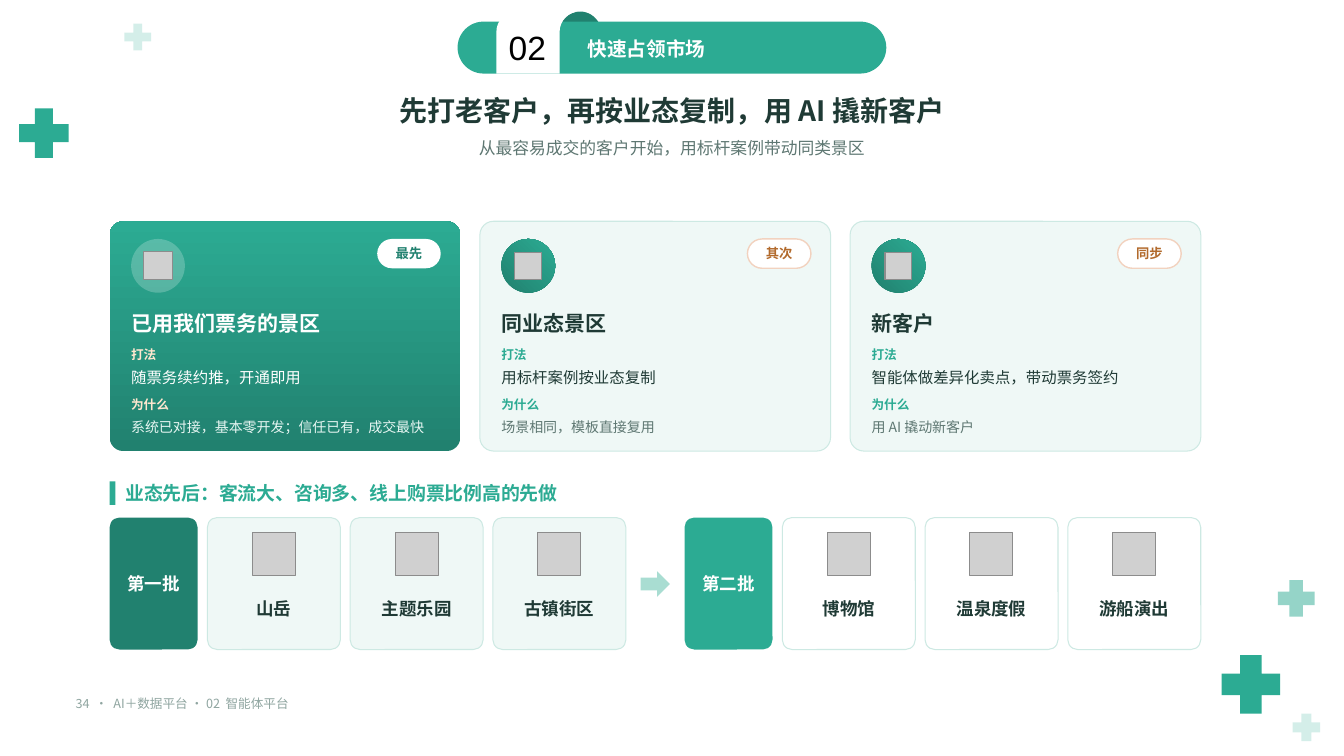
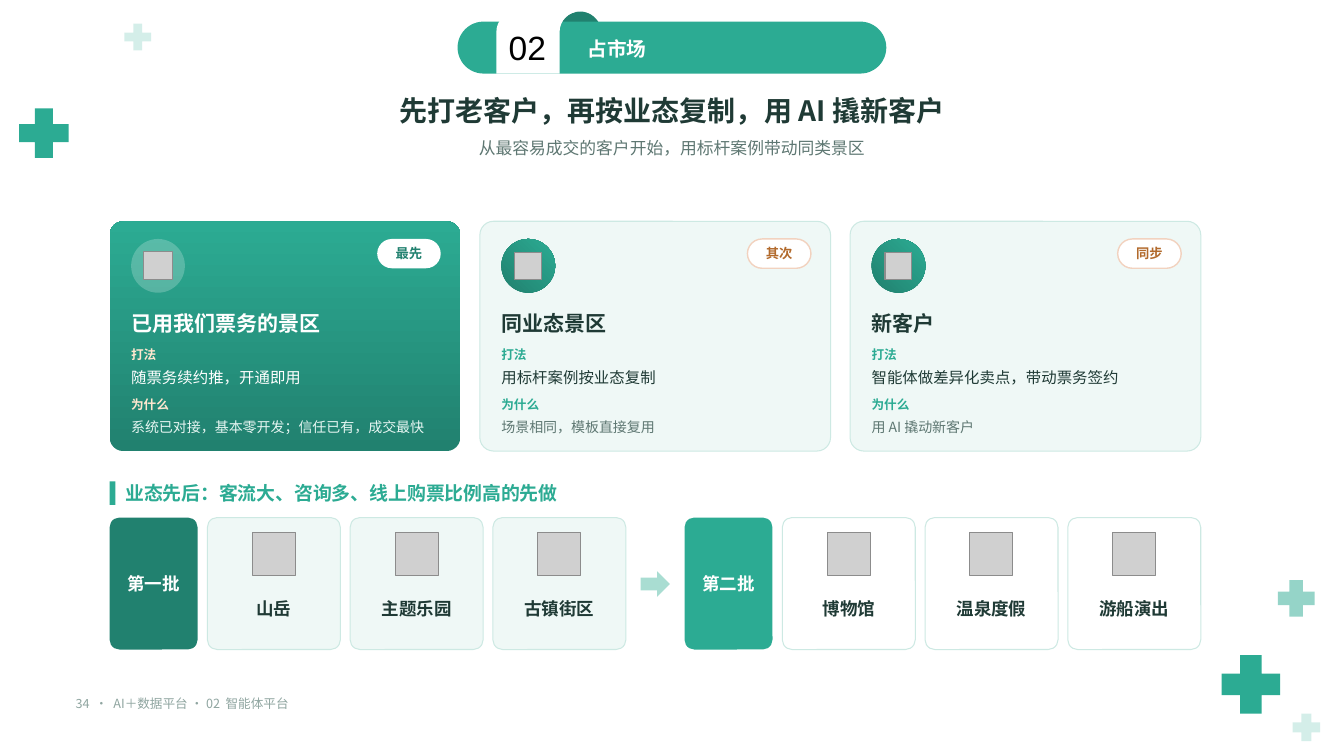
Before and after one commit to keanying/relevance, a slide deck: slide 34 of AI＋数据平台_老板汇报_青绿模板.pptx. Drawn at 1344x756 pixels with LibreOffice and Linux fonts; fonts in the diff are those of the drawing; grey boxes stand for pictures; background and template pictures are left out. Boxes give left, top, right and bottom in pixels: in the first picture for what was removed or moved away, otherwise in the second. Text is boxed around its words. In the diff, an @@ line names an element or a change of style, - is before the commit and + after.

```diff
--- a/AI＋数据平台_老板汇报_青绿模板.pptx
+++ b/AI＋数据平台_老板汇报_青绿模板.pptx
@@ text at (588, 39, 647, 58): text changed @@
-快速占领市场
+占市场
```
Also in this commit, not shown: 8 other slides changed.
